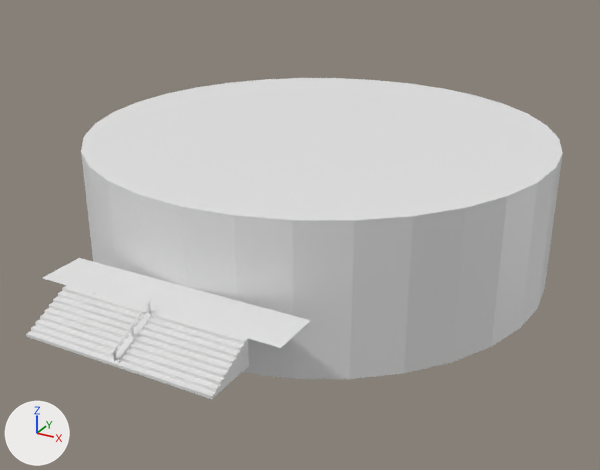
One commit to the Blender file modelos_hechos/museo/museo.blend: the scene before it, then after it.
Rendered twice from a 50 mm camera at (47.7, -56.3, 42.8) aimed at (1.0, 28.5, 0.4). Arrows for +X, +Y and +Z are at lower left; the lights stay in place.
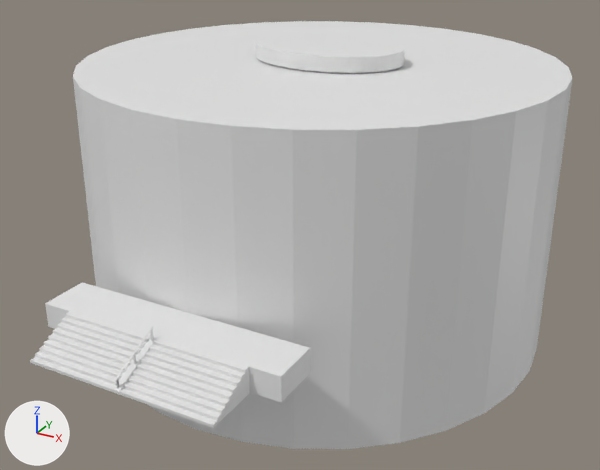
Changed parts and their boxes [x1, y1, x2, y2] in the pictures (600 x 470 px):
'Cylinder', rescaled (42% taller): before [81, 78, 563, 379]; after [73, 21, 572, 449]
'Cylinder.002', moved: before [26, 285, 249, 399]; after [30, 311, 250, 428]
'Plane', reshaped, moved (34% taller): before [43, 258, 311, 348]; after [45, 282, 311, 403]
'Cylinder.001', added: after [255, 33, 405, 73]

The edits, one by one:
me_plane has 4 vertices, 1 face and spans x -1.0..1.0, y -1.0..1.0, z 0.0.
me_plane is used by ob_plane; location (0.0, 2.9, 3.0); scale (14.7, 2.89, 3.02).
Verts and faces of me_plane; kept vertices keep their numbers, new ones are numbered from 4.
Before the commit, vertices of me_plane: 0 (-1.0, -1.0, 0.0) at pixel (41, 278), 1 (1.0, -1.0, 0.0) at pixel (280, 348), 2 (-1.0, 1.0, 0.0) at pixel (79, 257), 3 (1.0, 1.0, 0.0) at pixel (310, 320).
Part 1, on me_plane:
Faces deleted: (0, 1, 3, 2).
New vertices 4 to 7 stand at vertices 0 to 3, in that order, plus (0.0, 0.0, -0.95).
New faces: (0, 2, 3, 1), (4, 5, 7, 6), (2, 6, 7, 3), (0, 1, 5, 4), (1, 3, 7, 5), (0, 4, 6, 2).
Mesh me_cylinder is new.
It is a 32-sided cylinder along z spanning x -12.9..12.9, y -12.4..12.4, z -2.4..2.4.
Object 'Cylinder.002' (ob_cylinder_002) moves from (0.0, -0.3, 3.5) to (0.0, -0.3, 0.4).
Object 'Cylinder' (ob_cylinder) is rescaled from (30.0, 30.0, 9.0) to (30.0, 30.0, 18.0).
Object 'Plane' (ob_plane) moves from (0.0, 2.9, 3.0) to (0.0, 2.9, -0.1).
Object 'Cylinder.001' (ob_cylinder_001) is new; it shows me_cylinder.
Its location is (0.6, 36.6, 22.1).
Its scale is (0.755, 0.562, 0.374).
